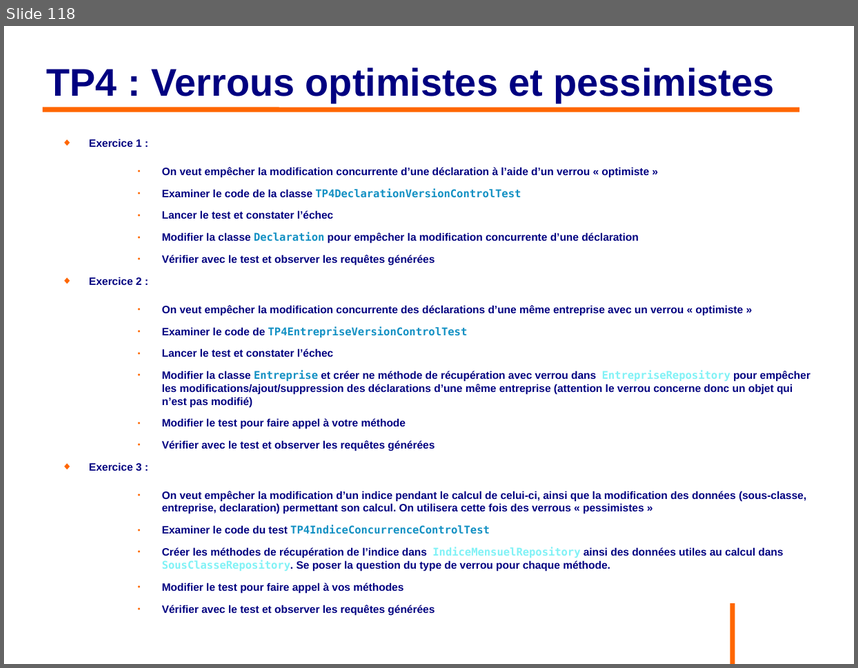
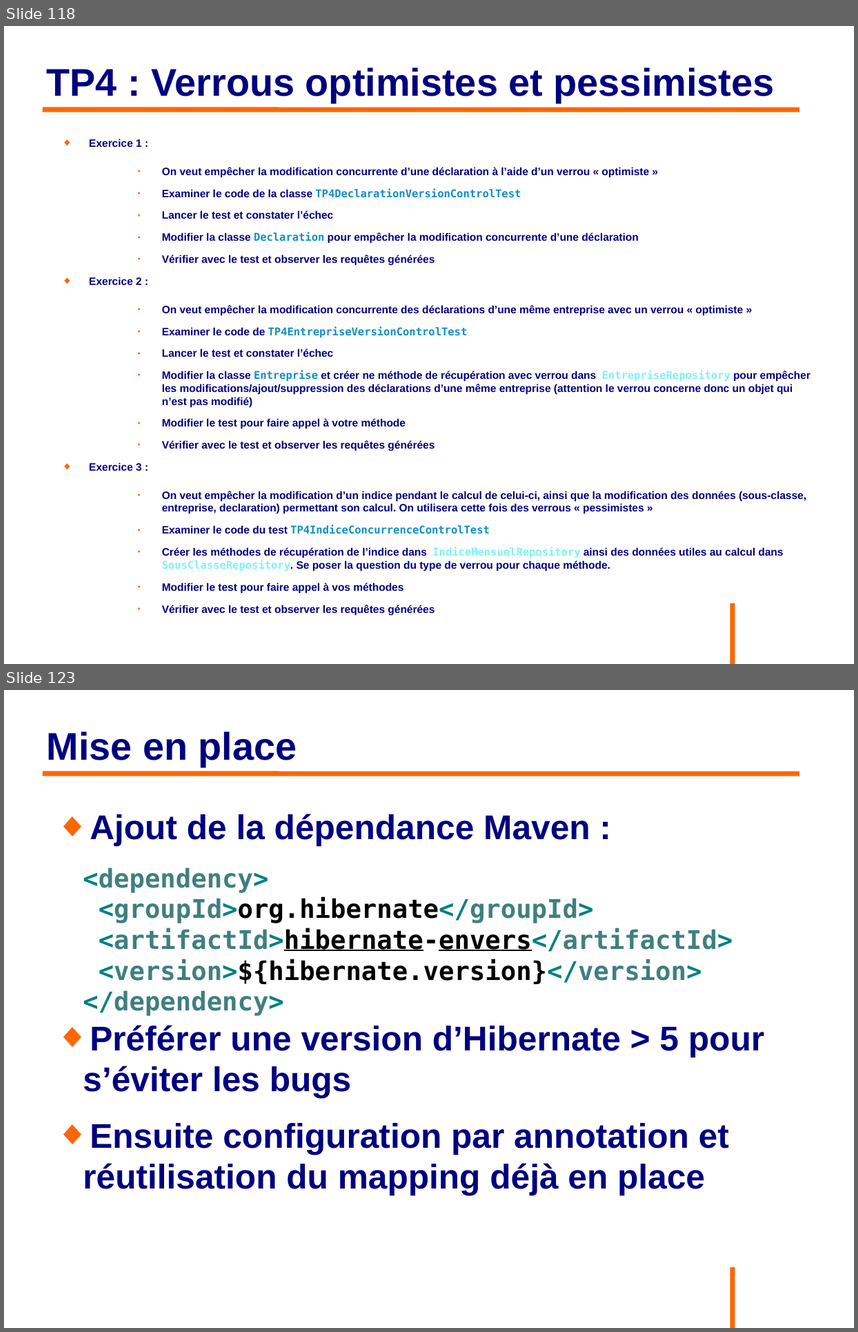
Before and after one commit to philphils/formation-hibernate-avancee, a slide deck: Documentation/diapo_formation_hibernate_avancee.odp. Shown one above the other, each under a label of ours: slide 118 before the commit, slides 118 and 123 after it; the slides between them are not shown. The pictures are 858x668 and 858x1332 pixels, drawn with LibreOffice and Linux fonts; fonts in the diff are those of the drawing; background and template pictures are left out. Boxes give left, top, right and bottom in pixels: in the first picture for what was removed or moved away, otherwise in the second. Text is boxed around its words. In the diff, an @@ line names an element or a change of style, - is before the commit and + after.

Commit message:
Avanacement diapo hibernate envers

```diff
--- a/Documentation/diapo_formation_hibernate_avancee.odp
+++ b/Documentation/diapo_formation_hibernate_avancee.odp
@@ slide 123 added at (x1=4, y1=690, x2=854, y2=1328), background #FFFFFF; not listed: 1 template element that a slide beside it also shows @@
@@ title added at (x1=47, y1=731, x2=297, y2=767), 36 pt, text #000080, bold @@
+Mise en place
@@ line added from (43, 773) to (800, 773), #FF6600 4.54 pt @@
@@ text added at (x1=83, y1=814, x2=764, y2=1195), 32 pt, text #000080, bold @@
+◆ Ajout de la dépendance Maven :
+<dependency>
+<groupId>org.hibernate</groupId>
+<artifactId>hibernate-envers</artifactId>
+<version>${hibernate.version}</version>
+</dependency>
+◆ Préférer une version d’Hibernate > 5 pour s’éviter les bugs
+◆ Ensuite configuration par annotation et réutilisation du mapping déjà en place
```
Also in this commit, not shown: 28 other slides added.
